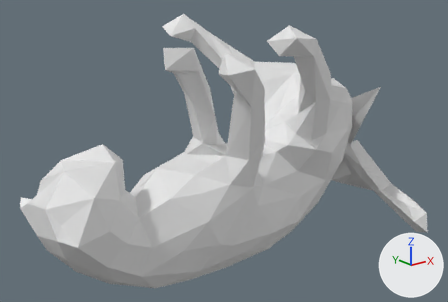
One commit to the OBJ model mesh_cnn/datasets/random_walks/T74.obj: the scene before it, then after it.
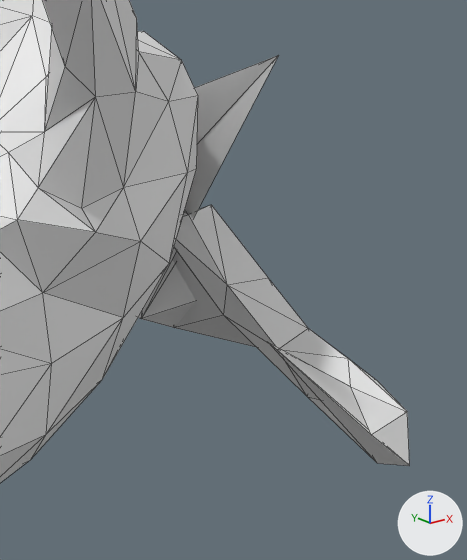
Each version is shown whole from a camera (50 mm lens) standing at (-1.497, -1.762, 0.773) and looking at (-0.05, 0.046, 0.05), then close up on the part from 63% to 100% of the width and 22% to 88% of the height. The lights are fixed; the arrows at lower right show +X, +Y and +Z. The close-ups show mesh edges as thin lines. Where no turn or scale is listed for an object, it has been applied to the vertices.

The first close-up shows 'T74'.
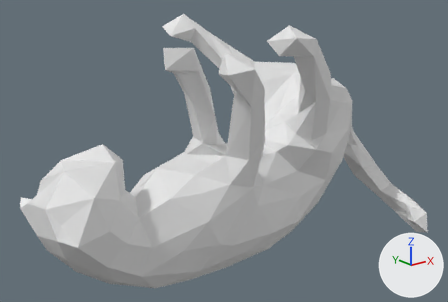
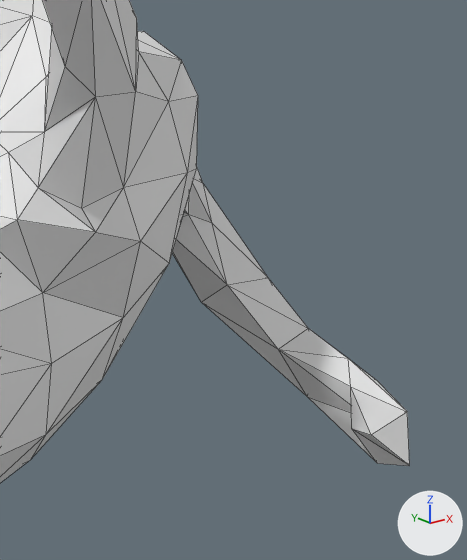
Location of each change, [x1, y1, x2, y2] in pixels of the close-ups (467 x 560 px; the box of a moved part takes in the faces that stretch with it):
part 1 of me_t74, moved or reshaped
    before: [138, 55, 307, 396]
    after: [172, 168, 307, 396]
part 2 of me_t74, moved or reshaped
    before: [270, 343, 409, 466]
    after: [279, 350, 409, 466]

The change, as a diff of the scene's bpy script:
```diff
--- a/mesh_cnn/datasets/random_walks/T74.obj.py
+++ b/mesh_cnn/datasets/random_walks/T74.obj.py
@@ me_t74 @@
 me_t74.from_pydata(...)  # 252 vertices, 500 faces; spans x -0.84..0.94, y -0.46..0.4, z -0.43..0.55
 # used by ob_t74; location = (0.0, 0.0, 0.0)
-me_t74.vertices[69].co = (0.78, 0.02, -0.25)  # pixel (223, 315)
-me_t74.vertices[95].co = (0.94, 0.27, -0.38)  # pixel (174, 327)
-me_t74.vertices[120].co = (0.76, 0.05, -0.05)  # pixel (211, 204)
-me_t74.vertices[147].co = (0.67, 0.35, -0.21)
-me_t74.vertices[163].co = (0.61, -0.17, 0.26)  # pixel (278, 55)
-me_t74.vertices[165].co = (0.8, 0.22, -0.31)  # pixel (141, 318)
-me_t74.vertices[41].co = (0.43, -0.33, -0.11)
-me_t74.vertices[57].co = (0.7, -0.28, -0.29)
+# me_t74 part 1
+me_t74.vertices[69].co = (0.79, 0.08, -0.24)  # pixel (201, 302)
+me_t74.vertices[95].co = (0.84, 0.09, -0.21)
+me_t74.vertices[120].co = (0.74, 0.03, -0.08)  # pixel (212, 223)
+me_t74.vertices[147].co = (0.69, 0.05, 0.01)
+me_t74.vertices[163].co = (0.72, 0.13, 0.06)
+me_t74.vertices[165].co = (0.78, 0.08, -0.03)  # pixel (203, 183)
+# me_t74 part 2
+me_t74.vertices[41].co = (0.6, -0.37, -0.28)  # pixel (351, 428)
+me_t74.vertices[57].co = (0.68, -0.34, -0.29)
```
